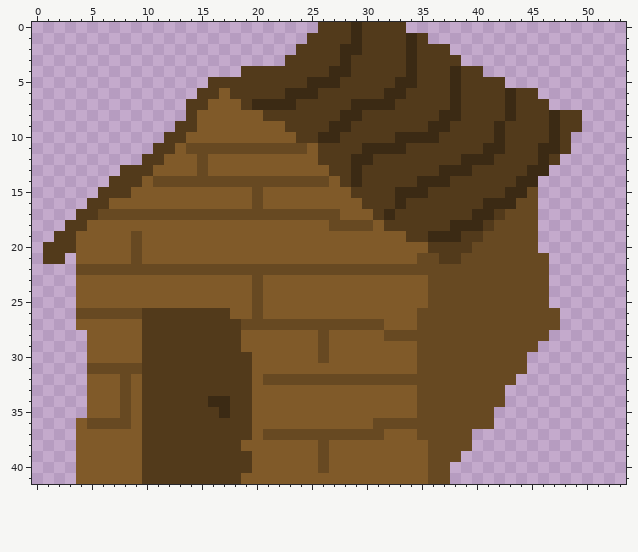
A pixel-art sprite gets an edit: Overworld/Shed.png. Above is the file before it was changed.
The file is 64x42 pixels. The old version is drawn lined up with the new one, on the new canvas.
The result:
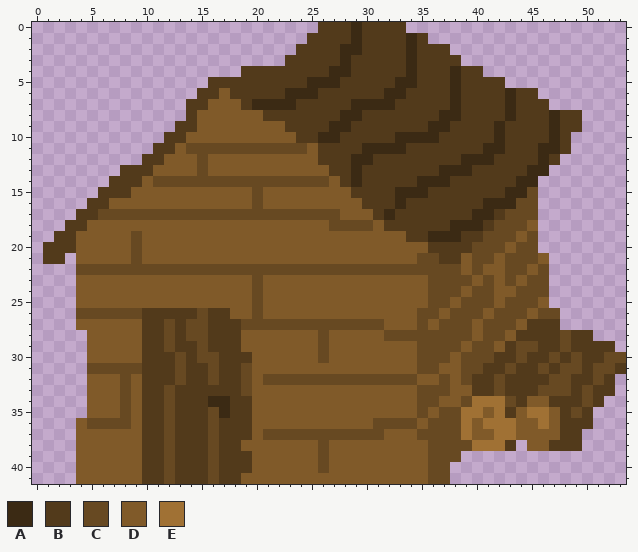
Palette (. is transparent): A #3b2a14  B #523a1b  C #674922  D #805a29  E #a07134
The author wrote: adjusted positioning and collision box of shed
From old to new:
canvas 64x42 -> 54x42, the old top-left corner now at -6,0 (the part of the old canvas that was cut away was empty and is not shown)
y 18: x 45 C -> D
y 19: x 44 C -> D
y 20: x 43 C -> D
y 21: x 39 C -> D; x 42 C -> D; x 46 C -> D
y 22: x 39 C -> D; x 41..42 CC -> DD; x 45 C -> D
y 23: x 40 C -> D; x 42 C -> D; x 44 C -> D
y 24: x 39 C -> D; x 42..43 CC -> DD
y 25: x 38 C -> D; x 42 C -> D; x 46 C -> D
y 26: x 15 B -> C; x 37 C -> D; x 41 C -> D; x 45 C -> D
y 27: x 12 B -> C; x 14..15 BB -> CC; x 36 C -> D; x 40 C -> D; x 44..47 CCCC -> DBBB
y 28: x 12 B -> C; x 14..15 BB -> CC; x 40 C -> D; x 43..50 CCCC.... -> DBBBBCBB
y 29: x 12 B -> C; x 15 B -> C; x 39 C -> D; x 42..43 CC -> DB; x 46..52 ....... -> BBCBBBB
y 30: x 13 B -> C; x 15..16 BB -> CC; x 38 C -> D; x 42..43 CC -> BB; x 45..53 ......... -> BBCBCBBCC
y 31: x 13 B -> C; x 16 B -> C; x 19 B -> C; x 37..38 CC -> DD; x 41..42 CC -> BB; x 44..53 C......... -> BBCBCCBCCB
y 32: x 13 B -> C; x 16 B -> C; x 19 B -> C; x 35..36 CC -> DD; x 38 C -> D; x 40..41 CC -> BB; x 43..52 C......... -> BBBBCCBBCB
y 33: x 12 B -> C; x 19 B -> C; x 38..41 CCCC -> DDBB; x 43..52 .......... -> BBBCCCBCBB
y 34: x 12 B -> C; x 37..38 CC -> DD; x 40..51 CCC......... -> EEECBDDBBBCB
y 35: x 12 B -> C; x 16 B -> C; x 36 C -> D; x 39..50 CCC......... -> EEDEBDEEDBCB
y 36: x 12 B -> C; x 16 B -> C; x 35 C -> D; x 39..50 CCC......... -> EDEEEDDEDBBB
y 37: x 12 B -> C; x 16 B -> C; x 39..49 C.......... -> EDDEEDDDDBB
y 38: x 12 B -> C; x 16 B -> C; x 40..43 .... -> EEEB; x 45..49 ..... -> DDBBB
y 39..41: x 12 B -> C; x 16 B -> C
Changed places in both pictures, as pixel boxes (x1, y1, x2, y2):
changed: (417, 220, 626, 451)
changed: (164, 308, 252, 484)
